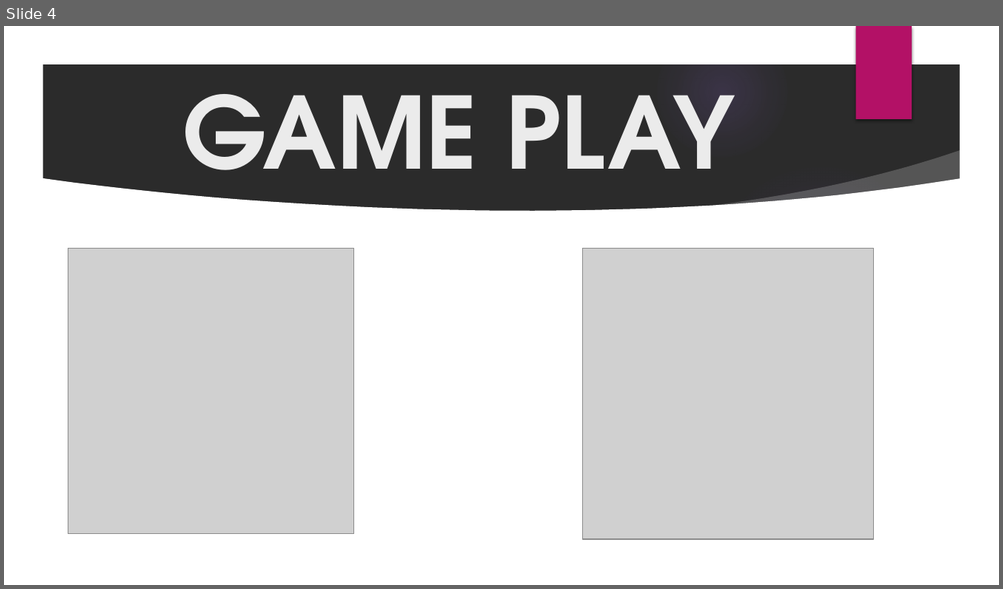
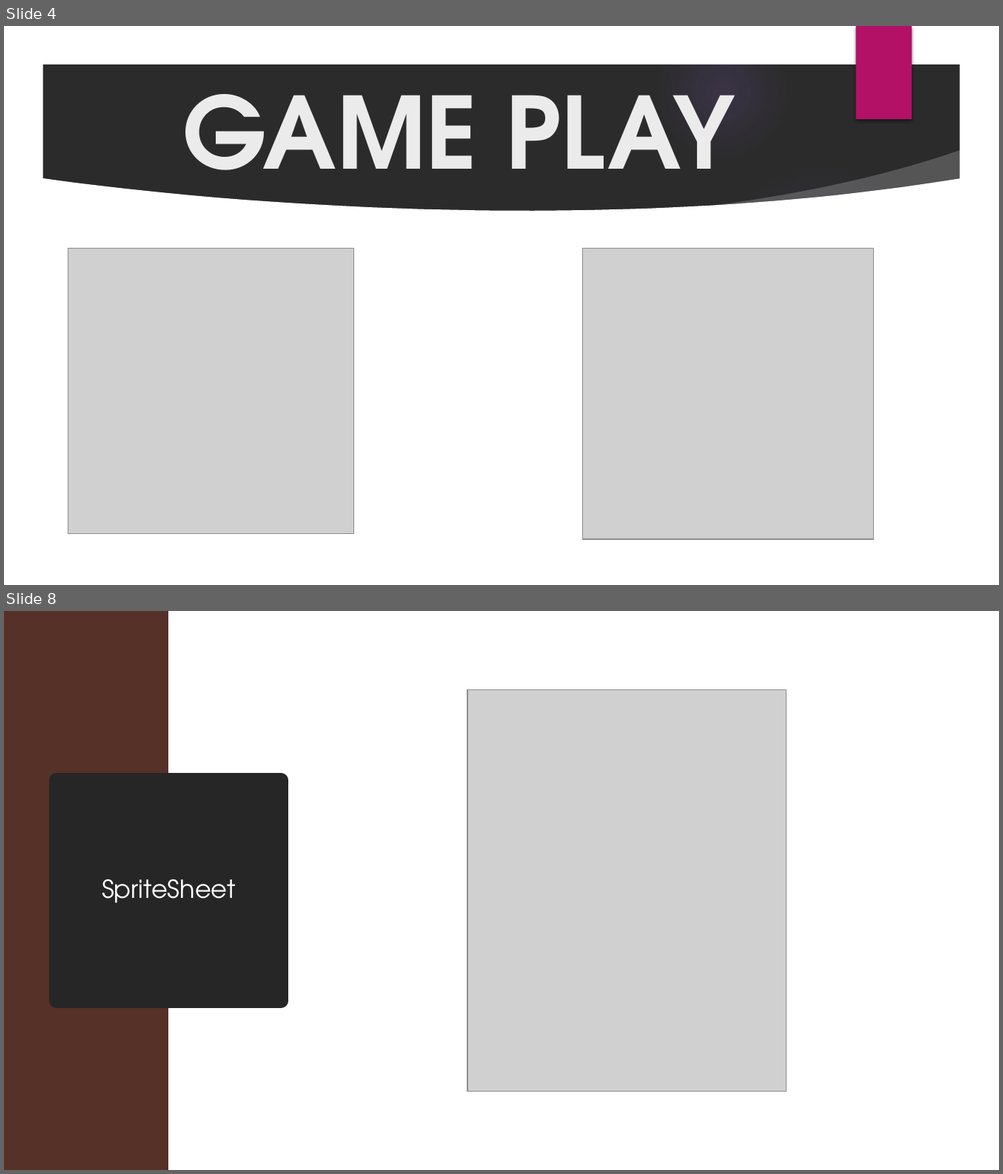
Before and after one commit to mailonggit/project-game-2048, a slide deck: GROUP PROJECT.pptx. Shown one above the other, each under a label of ours: slide 4 before the commit, slides 4 and 8 after it; the slides between them are not shown. The pictures are 1003x589 and 1003x1174 pixels, drawn with LibreOffice and Linux fonts; fonts in the diff are those of the drawing; grey boxes stand for pictures; background and template pictures are left out; a plain dark background stands for a picture behind light text. Boxes give left, top, right and bottom in pixels: in the first picture for what was removed or moved away, otherwise in the second. Text is boxed around its words. In the diff, an @@ line names an element or a change of style, - is before the commit and + after.

```diff
--- a/GROUP PROJECT.pptx
+++ b/GROUP PROJECT.pptx
@@ slide 8 added at box(4, 611, 999, 1170), background picture (left out); not listed: 6 template elements that a slide beside it also shows @@
@@ rectangle added at box(4, 611, 999, 1170), fill #FFFFFF @@
@@ rectangle added at box(4, 611, 168, 1170), fill #563128 @@
@@ picture added at box(467, 689, 786, 1091) @@
@@ title added at box(57, 780, 281, 1001), fill #262626, outline #262626 13.75 pt, 24 pt, text #FFFFFF @@
+SpriteSheet
```
Also in this commit, not shown: 4 other slides added, 1 slide removed, 4 other files.
